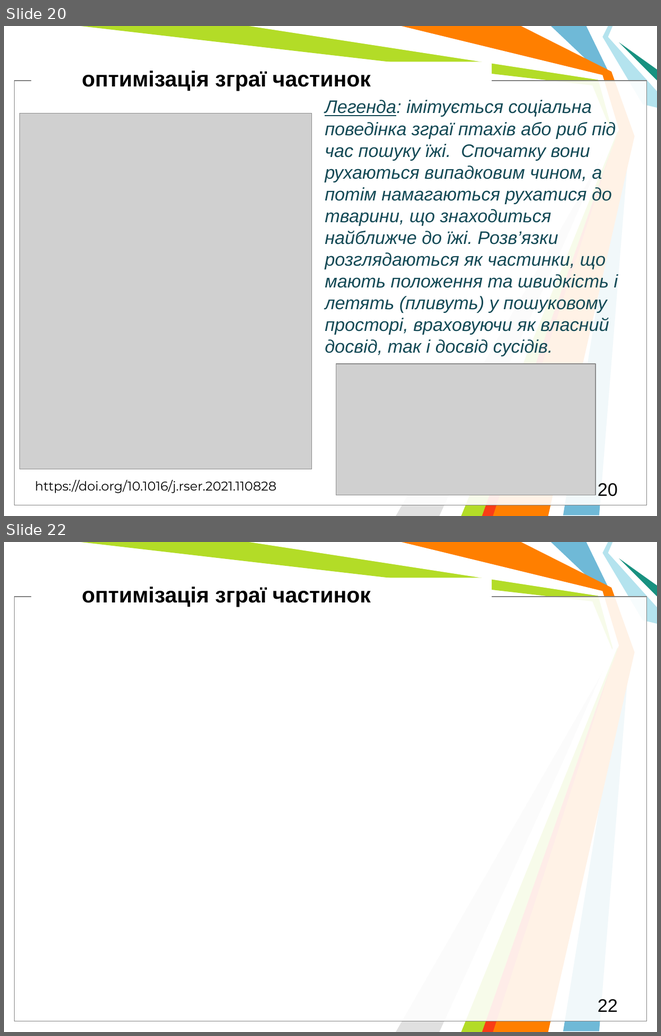
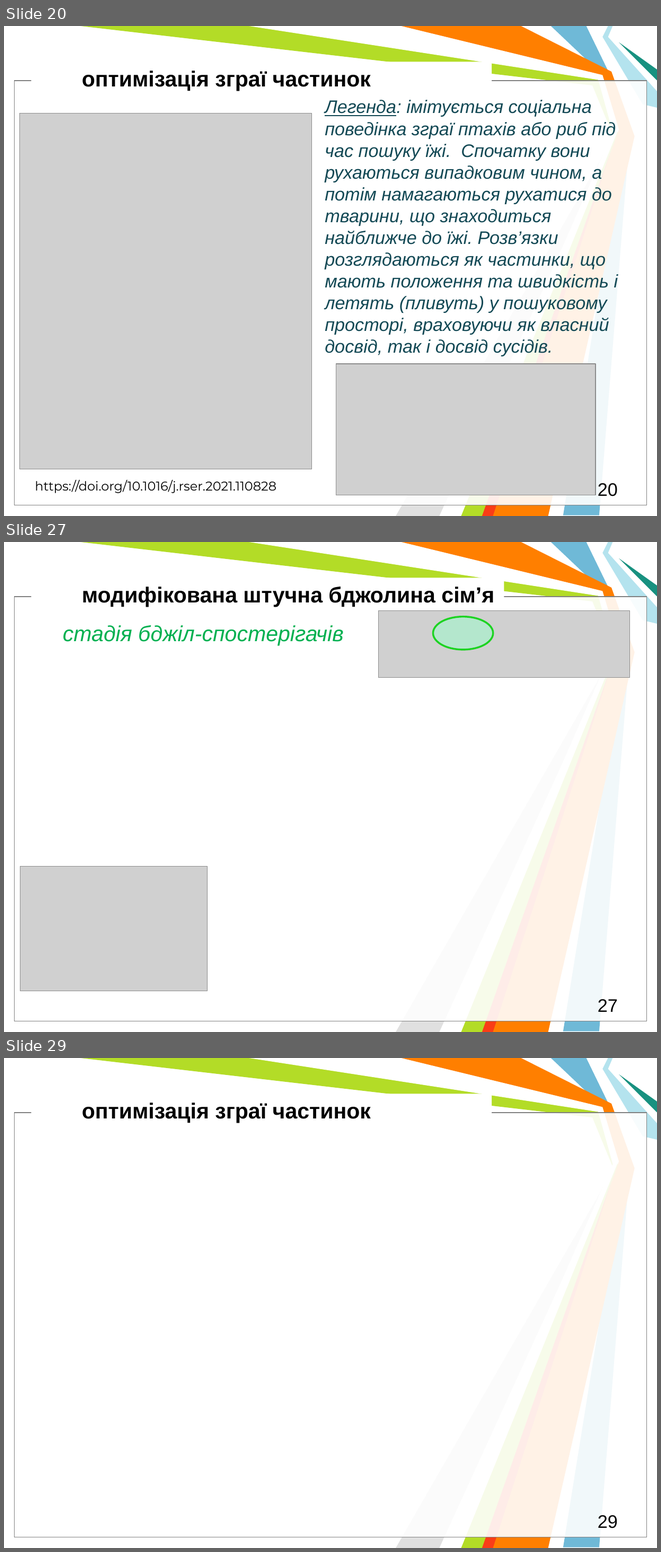
Before and after one commit to l432/NMK, a slide deck: Lecture/DAAD/DAAD_MetaH.pptm. Shown one above the other, each under a label of ours: slides 20 and 22 before the commit, slides 20, 27 and 29 after it; the slides between them are not shown. The pictures are 661x1036 and 661x1552 pixels, drawn with LibreOffice and Linux fonts; fonts in the diff are those of the drawing; grey boxes stand for pictures; background and template pictures are left out. Boxes give left, top, right and bottom in pixels: in the first picture for what was removed or moved away, otherwise in the second. Text is boxed around its words. In the diff, an @@ line names an element or a change of style, - is before the commit and + after.

```diff
--- a/Lecture/DAAD/DAAD_MetaH.pptm
+++ b/Lecture/DAAD/DAAD_MetaH.pptm
@@ slide 27 added at bbox=[4, 542, 657, 1032], background #FFFFFF; not listed: 11 template elements that a slide beside it also shows @@
@@ text added at bbox=[82, 587, 494, 607], 24 pt, text #000000, bold @@
+модифікована штучна бджолина сім’я
@@ picture added at bbox=[378, 610, 629, 677] @@
@@ ellipse added at bbox=[433, 616, 493, 649], fill #99FFCC at 50% opacity, outline #1DD322 2 pt @@
@@ text added at bbox=[63, 625, 344, 646], 24 pt, text #00B050, italic @@
+стадія бджіл-спостерігачів
@@ picture added at bbox=[20, 866, 207, 991] @@
@@ page number added at bbox=[598, 999, 618, 1012], 20 pt, text #000000 @@
+27
@@ what was slide 22 is now slide 29 @@
@@ page number at bbox=[598, 1515, 618, 1528]: text changed @@
-22
+29
```
Also in this commit, not shown: 7 other slides added, 1 slide removed, 2 other files.
